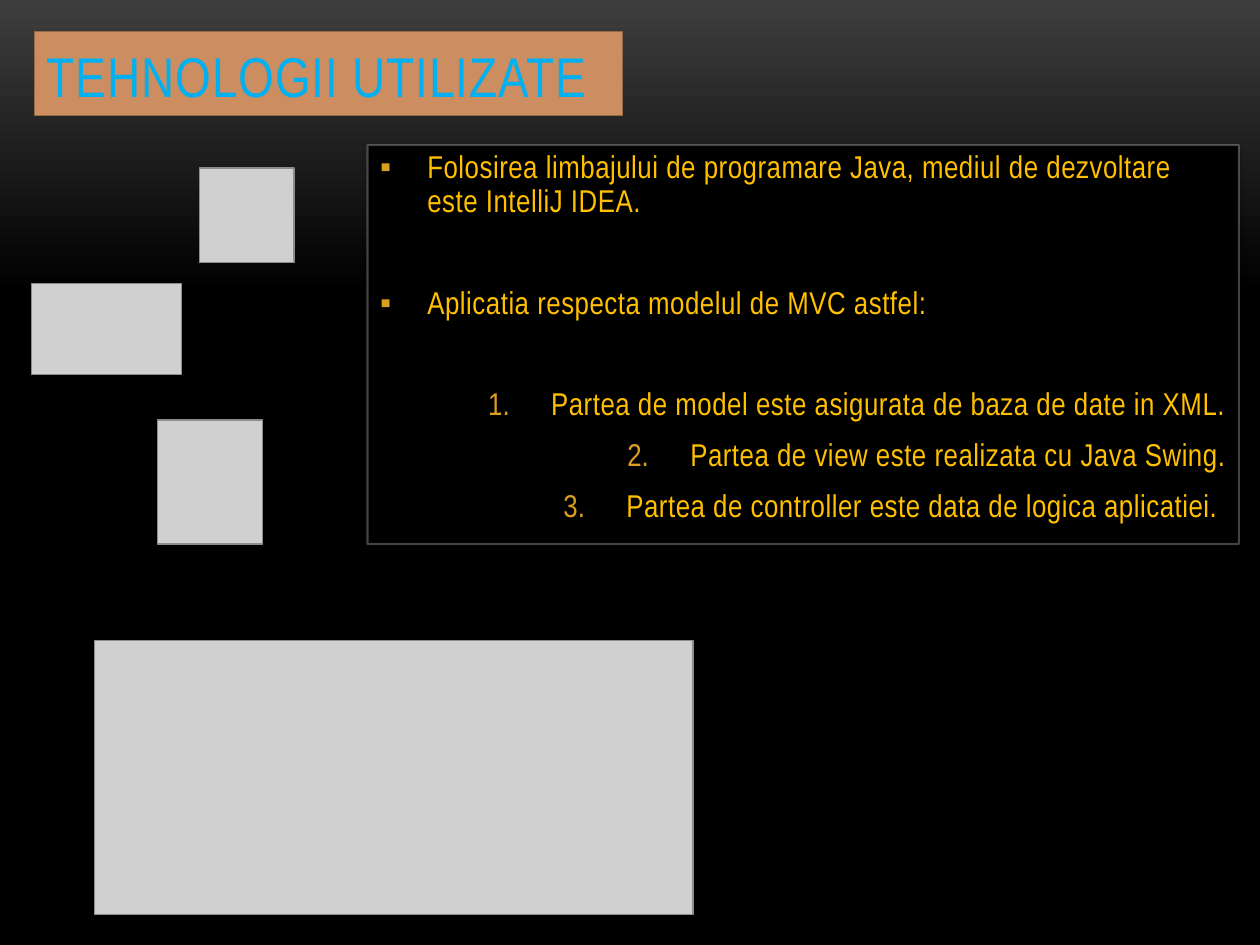
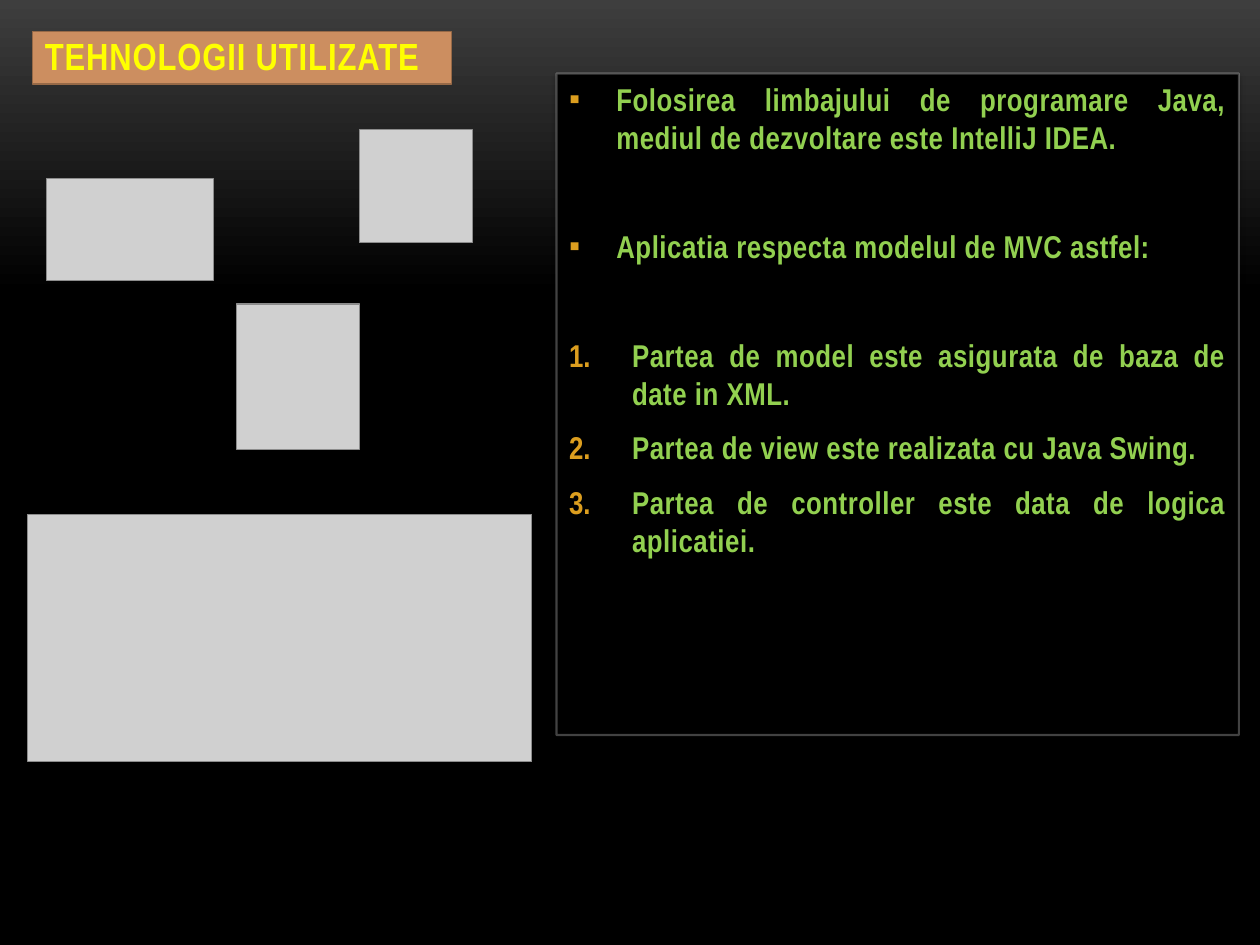
Before and after one commit to AndreeaDraghici/Student-Management-Application, a slide deck: slide 3 of src/resources/StudentManagementApplication-DraghiciAndreeaMaria-CR3.1B.pptx. Drawn at 1260x945 pixels with LibreOffice and Linux fonts; fonts in the diff are those of the drawing; grey boxes stand for pictures; background and template pictures are left out. Boxes give left, top, right and bottom in pixels: in the first picture for what was removed or moved away, otherwise in the second. Text is boxed around its words. In the diff, an @@ line names an element or a change of style, - is before the commit and + after.

```diff
--- a/src/resources/StudentManagementApplication-DraghiciAndreeaMaria-CR3.1B.pptx
+++ b/src/resources/StudentManagementApplication-DraghiciAndreeaMaria-CR3.1B.pptx
@@ title "TEHNOLOGII UTILIZATE": place and size @@
-title "TEHNOLOGII UTILIZATE" at <box>34,32,622,116</box>
+title "TEHNOLOGII UTILIZATE" at <box>33,32,452,84</box>
@@ title "TEHNOLOGII UTILIZATE" at <box>33,32,452,84</box>: size 32 to 21.6 pt, text colour #00B0F0 to #FFFF00, bold on @@
@@ text "Folosirea limbajului de programare Java, ...": place and size @@
-text "Folosirea limbajului de programare Java, ..." at <box>368,145,1240,544</box>
+text "Folosirea limbajului de programare Java, ..." at <box>557,73,1240,735</box>
@@ text "Folosirea limbajului de programare Java, ..." at <box>557,73,1240,735</box>: text colour #FFC000 to #92D050, bold on; alignment left to justified; line spacing 0.9 to 1; alignment right to justified @@
@@ picture: place and size @@
-picture at <box>199,168,294,262</box>
+picture at <box>359,130,472,243</box>
@@ picture: place and size @@
-picture at <box>32,284,181,374</box>
+picture at <box>47,179,214,281</box>
@@ picture: place and size @@
-picture at <box>158,420,262,543</box>
+picture at <box>237,304,360,450</box>
@@ picture: place and size @@
-picture at <box>94,640,693,915</box>
+picture at <box>28,514,532,761</box>
```
Also in this commit, not shown: 4 other slides changed, 2 slides added, 1 other file.
